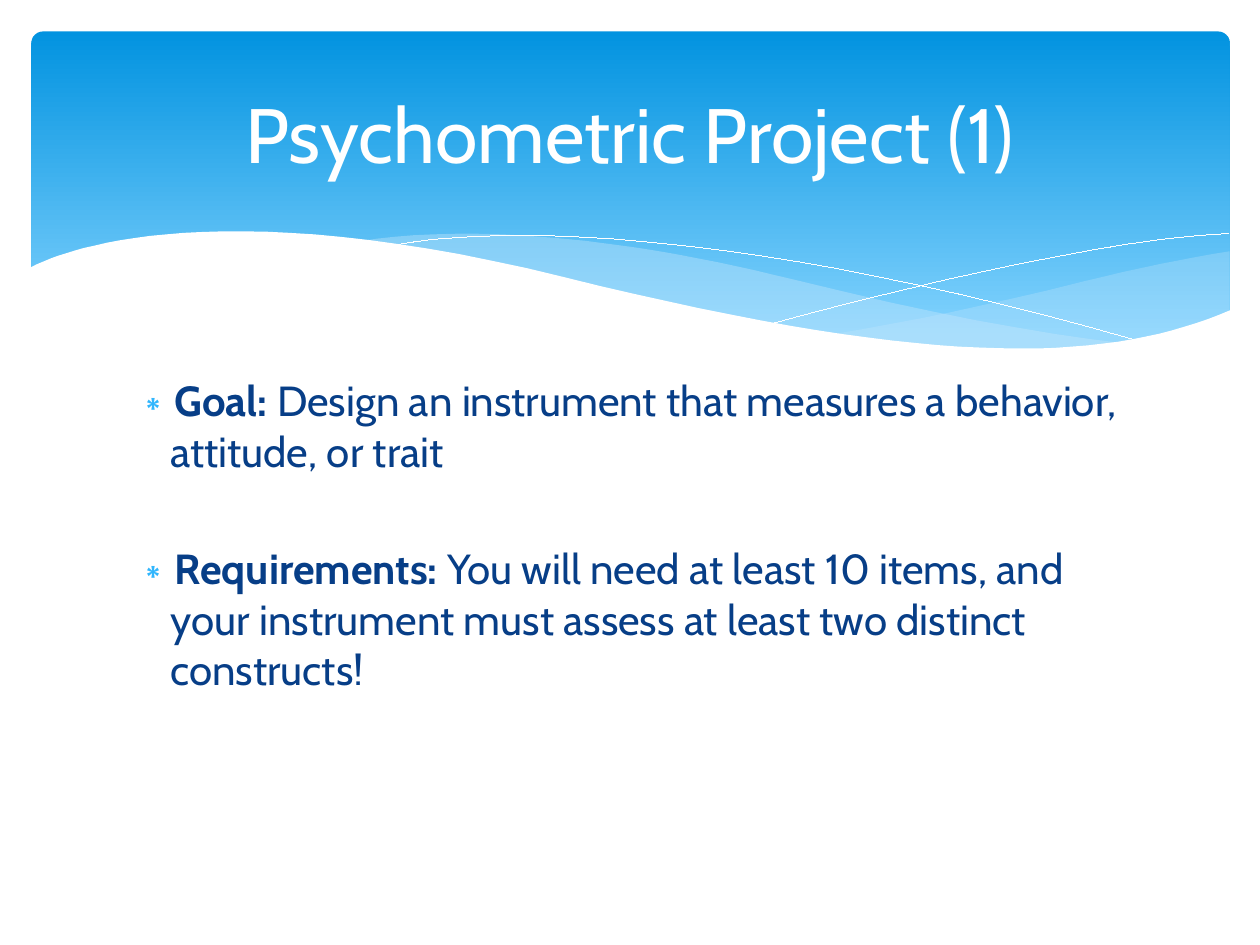
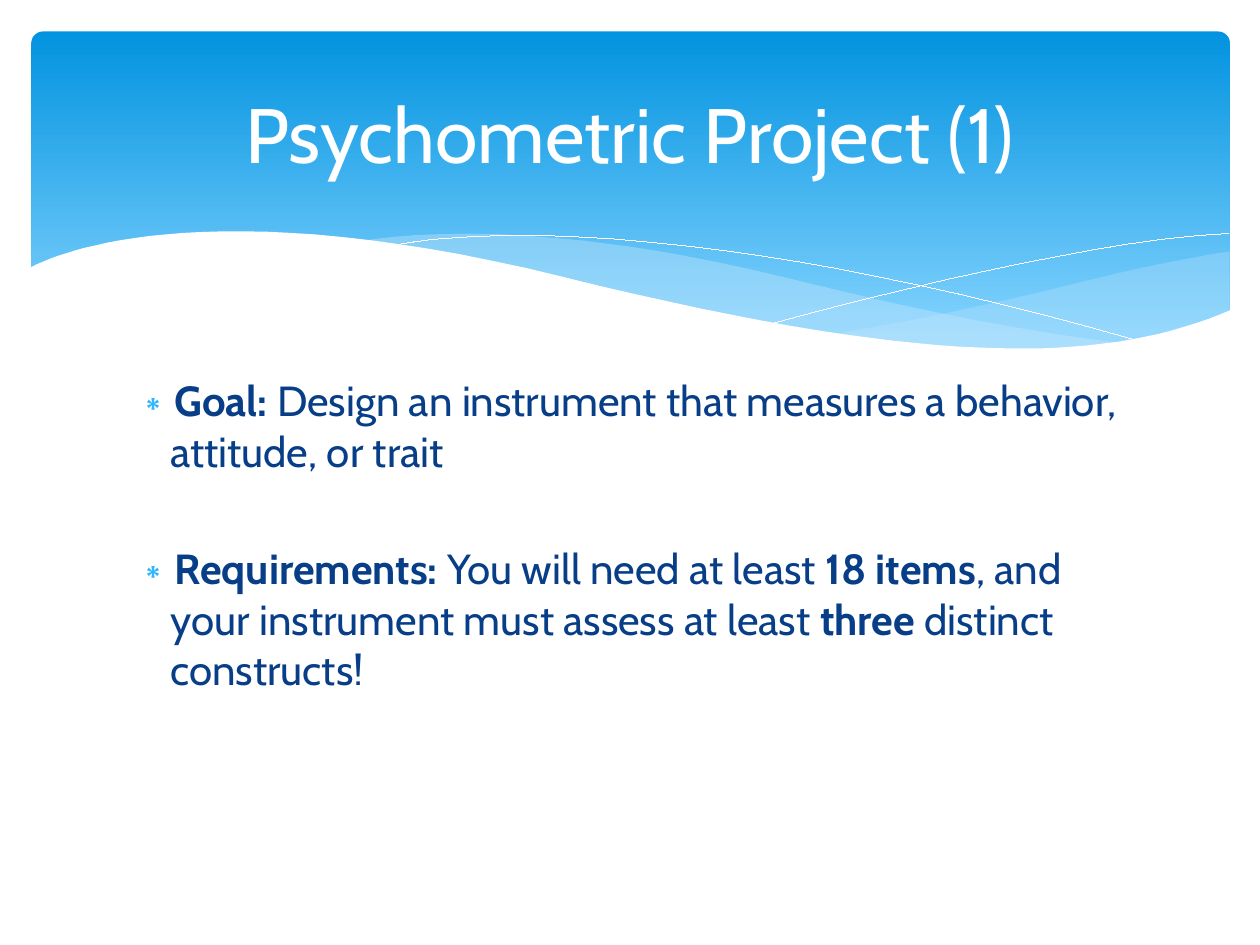
Before and after one commit to npm27/Teaching-Materials, a slide deck: slide 8 of Tests and Eval/Slides/0 First Day Info.pptx. Drawn at 1260x945 pixels with LibreOffice and Linux fonts; fonts in the diff are those of the drawing. Boxes give left, top, right and bottom in pixels: in the first picture for what was removed or moved away, otherwise in the second. Text is boxed around its words. In the diff, an @@ line names an element or a change of style, - is before the commit and + after.

Commit message:
Psychometric project

```diff
--- a/Tests and Eval/Slides/0 First Day Info.pptx
+++ b/Tests and Eval/Slides/0 First Day Info.pptx
@@ text at (x1=171, y1=552, x2=1061, y2=686): text changed @@
-∗ Requirements: You will need at least 10 items, and your instrument must assess at least two distinct constructs!
+∗ Requirements: You will need at least 18 items, and your instrument must assess at least three distinct constructs!
```
Also in this commit, not shown: 3 other slides changed, 5 other files.
